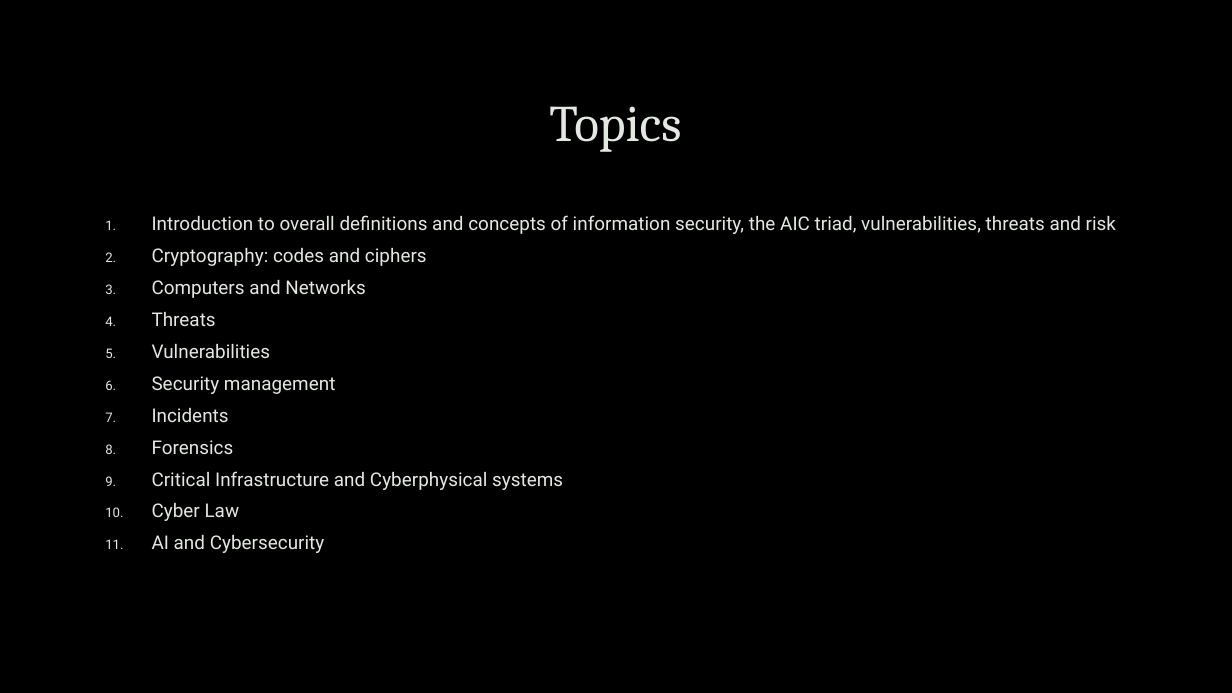
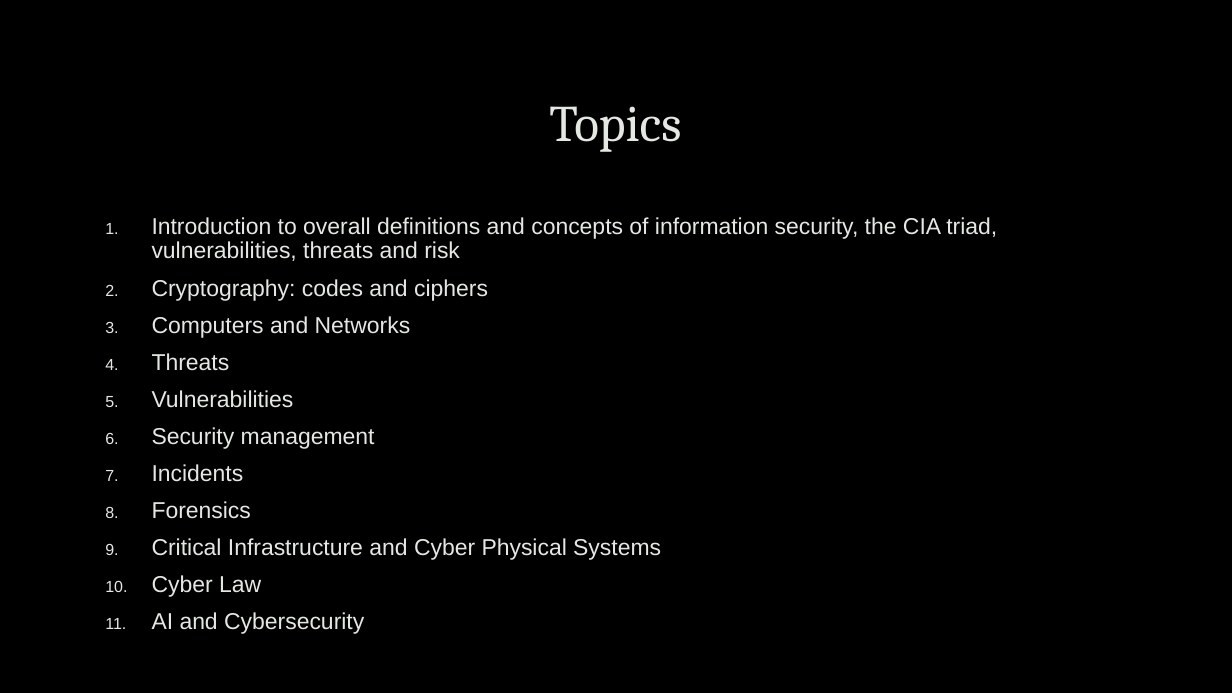
Before and after one commit to uwacyber/cits1003, a slide deck: slide 10 of cits1003-lecture_slides/CITS1003-0 Overview.pptx (slide 5 before the commit). Drawn at 1232x693 pixels with LibreOffice and Linux fonts; fonts in the diff are those of the drawing; background and template pictures are left out. Boxes give left, top, right and bottom in pixels: in the first picture for what was removed or moved away, otherwise in the second. Text is boxed around its words. In the diff, an @@ line names an element or a change of style, - is before the commit and + after.

```diff
--- a/cits1003-lecture_slides/CITS1003-0 Overview.pptx
+++ b/cits1003-lecture_slides/CITS1003-0 Overview.pptx
@@ text at box(152, 217, 997, 261): text changed; size 14.7 to 17.9 pt; font Roboto to Arial @@
-1. Introduction to overall definitions and concepts of information security, the AIC triad, vulnerabilities, threats and risk
+1. Introduction to overall definitions and concepts of information security, the CIA triad, vulnerabilities, threats and risk
@@ text at box(152, 279, 488, 634): size 14.7 to 17.9 pt, font Roboto to Arial in "Cryptography: codes and ciphers", "Computers and Networks", "Threats", "Vulnerabilities" and 5 more places @@
@@ text at box(152, 538, 661, 560): text changed; size 14.7 to 17.9 pt; font Roboto to Arial @@
-9. Critical Infrastructure and Cyberphysical systems
+9. Critical Infrastructure and Cyber Physical Systems
```
Also in this commit, not shown: 10 other slides changed, 13 slides added, 1 slide removed.
